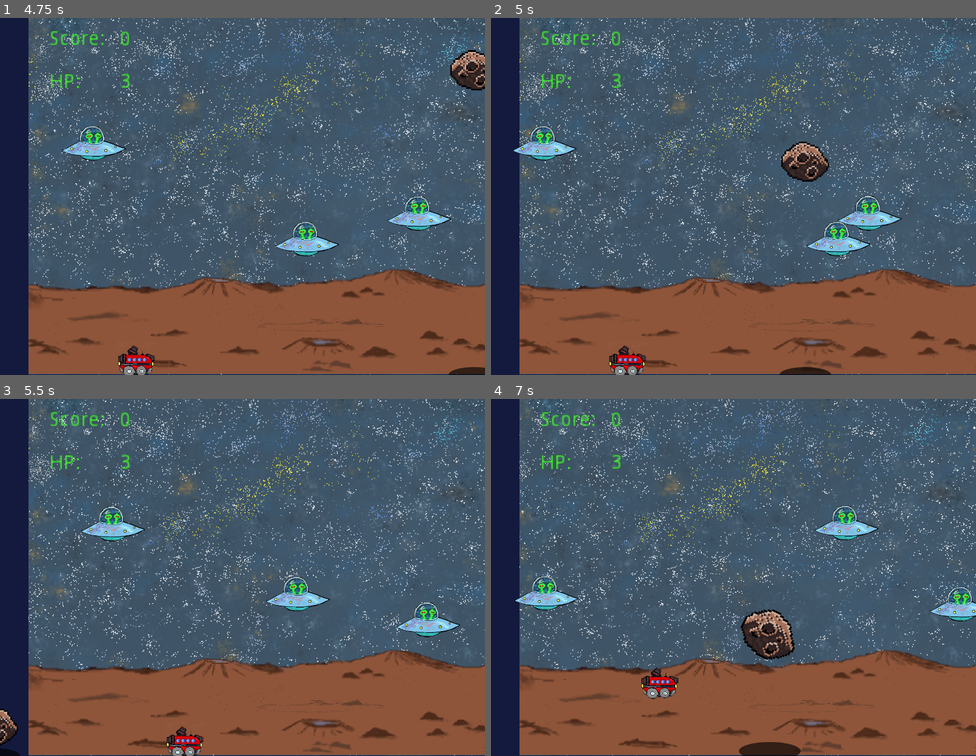
Above: before the commit, frames 1-4 (two rows, left to right).
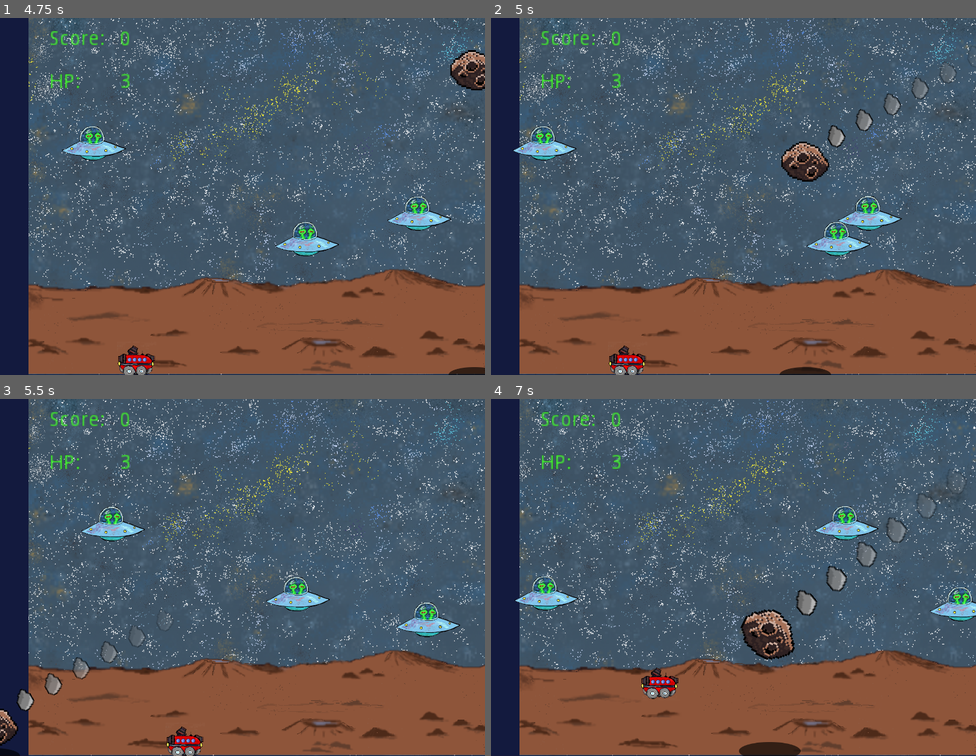
Above: after the commit, the same moments.

Repository: 13hnguyen/EchoWorld
Game: Godot game, scene res://Menus/MainMenu.tscn
Same seed, same stepped clock (60 frames per second), same inputs: the game is played once before the commit and once after it.
Inputs (mouse positions are in pixels of both pictures, inside the frame that each line leads up to):
- Up to frame 1 (4.75 s): click "NEW GAME" at 0.5 s; click (257, 150) at 1.27 s; type "Alex" at 1.35 s; click "NEW GAME" at 2 s; click "OK" at 2.75 s; hold D (move_right) 3.53-4.28 s; hold S (move_down) from 4.28 s (still down)
- Up to frame 2 (5 s): keep holding S (move_down)
- Up to frame 3 (5.5 s): release S (move_down) at 5.03 s; hold D (move_right) from 5.03 s (still down)
- Up to frame 4 (7 s): release D (move_right) at 5.78 s; hold W (move_up) 5.78-6.53 s; hold Left (move_left) from 6.53 s (still down)

Frame 1 is identical in both runs. In frame 2, 0.6% of the frame differs, in the area x 69-100%, y 10-37%; in frame 3, 0.6%; in frame 4, 0.9%, in the area x 62-98%, y 19-61%.

Commit message:
Added a trail to the asteroid

Diff:
--- a/Final_Project/Asteroid/Asteroid.gd
+++ b/Final_Project/Asteroid/Asteroid.gd
@@ -11,13 +11,17 @@
   TravelVector.x += rand_range(-300,300)
   TravelVector.y += rand_range(-200,200)
 
-  $Anchor.set_rotation_degrees( rand_range(-30, 30) )
+  var Rotation = rand_range(-30, 30)
+  $Anchor.set_rotation_degrees( Rotation )
 
   var Scale = rand_range(0.8, 1.2)
 
   $Anchor.set_scale( Vector2(Scale, Scale) )
   $Shadow.set_scale( Vector2(Scale, Scale) )
 
+  $Trail.set_rotation_degrees( rad2deg( atan(TravelVector.y / TravelVector.x) ) )
+  $Trail.set_scale( Scale * $Trail.get_scale() )
+  $Trail.position *= Scale
 
 # Called every frame. 'delta' is the elapsed time since the previous frame.
 func _process(delta):
--- a/Final_Project/Asteroid/Asteroid.tscn
+++ b/Final_Project/Asteroid/Asteroid.tscn
@@ -1,12 +1,28 @@
-[gd_scene load_steps=6 format=2]
+[gd_scene load_steps=10 format=2]
 
 [ext_resource path="res://Art/Asteroid Brown.png" type="Texture" id=1]
 [ext_resource path="res://Asteroid/AsteroidShadow.tscn" type="PackedScene" id=2]
 [ext_resource path="res://Asteroid/Asteroid.gd" type="Script" id=3]
+[ext_resource path="res://Art/AsteroidTrail.png" type="Texture" id=4]
 
 [sub_resource type="CircleShape2D" id=1]
 
-[sub_resource type="CircleShape2D" id=2]
+[sub_resource type="CircleShape2D" id=3]
+
+[sub_resource type="Gradient" id=4]
+colors = PoolColorArray( 1, 1, 1, 1, 1, 1, 1, 0 )
+
+[sub_resource type="GradientTexture" id=5]
+gradient = SubResource( 4 )
+
+[sub_resource type="ParticlesMaterial" id=2]
+flag_disable_z = true
+spread = 0.0
+gravity = Vector3( 0, 0, 0 )
+initial_velocity = 150.0
+orbit_velocity = 0.0
+orbit_velocity_random = 0.0
+color_ramp = SubResource( 5 )
 
 [node name="Asteroid" type="KinematicBody2D" groups=[
 "asteroid",
@@ -38,6 +54,14 @@
 [node name="CollisionShape2D" type="CollisionShape2D" parent="."]
 position = Vector2( 0, 3 )
 scale = Vector2( 8, 6.5 )
-shape = SubResource( 2 )
+shape = SubResource( 3 )
+
+[node name="Trail" type="Particles2D" parent="."]
+position = Vector2( 76.7262, -67.6447 )
+scale = Vector2( 4, 4 )
+amount = 6
+speed_scale = 4.0
+process_material = SubResource( 2 )
+texture = ExtResource( 4 )
 
 [connection signal="body_entered" from="Anchor/ShadowDetector" to="." method="_on_ShadowDetector_body_entered"]
--- /dev/null
+++ b/Final_Project/Asteroid/AsteroidExplosion.tscn
@@ -0,0 +1,23 @@
+[gd_scene load_steps=4 format=2]
+
+[ext_resource path="res://Art/AsteroidTrail.png" type="Texture" id=1]
+
+[sub_resource type="CircleShape2D" id=1]
+
+[sub_resource type="ParticlesMaterial" id=2]
+flag_disable_z = true
+gravity = Vector3( 0, 0, 0 )
+orbit_velocity = 0.0
+orbit_velocity_random = 0.0
+
+[node name="Explosion" type="KinematicBody2D"]
+collision_layer = 4
+collision_mask = 0
+
+[node name="CollisionShape2D" type="CollisionShape2D" parent="."]
+shape = SubResource( 1 )
+
+[node name="Particles2D" type="Particles2D" parent="."]
+amount = 5
+process_material = SubResource( 2 )
+texture = ExtResource( 1 )
Binary file added: Final_Project/Art/AsteroidTrail.png
Not shown, added: Final_Project/Art/AsteroidTrail.png.import
